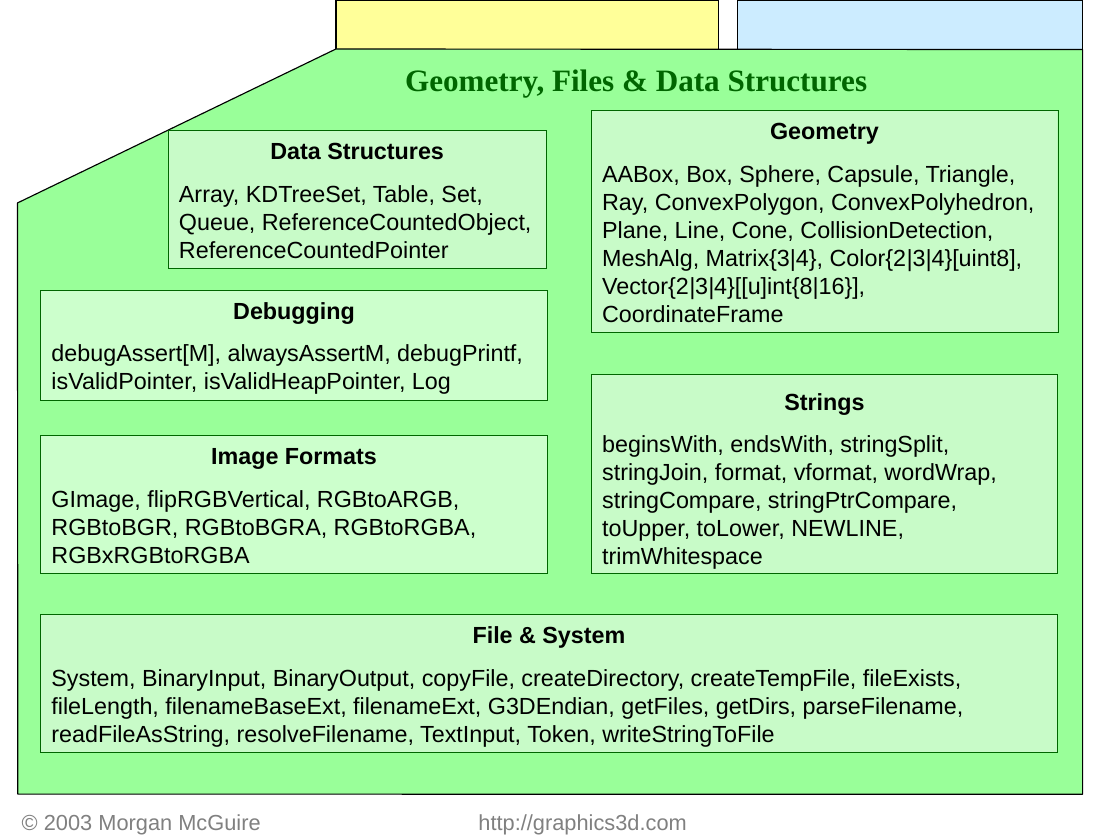
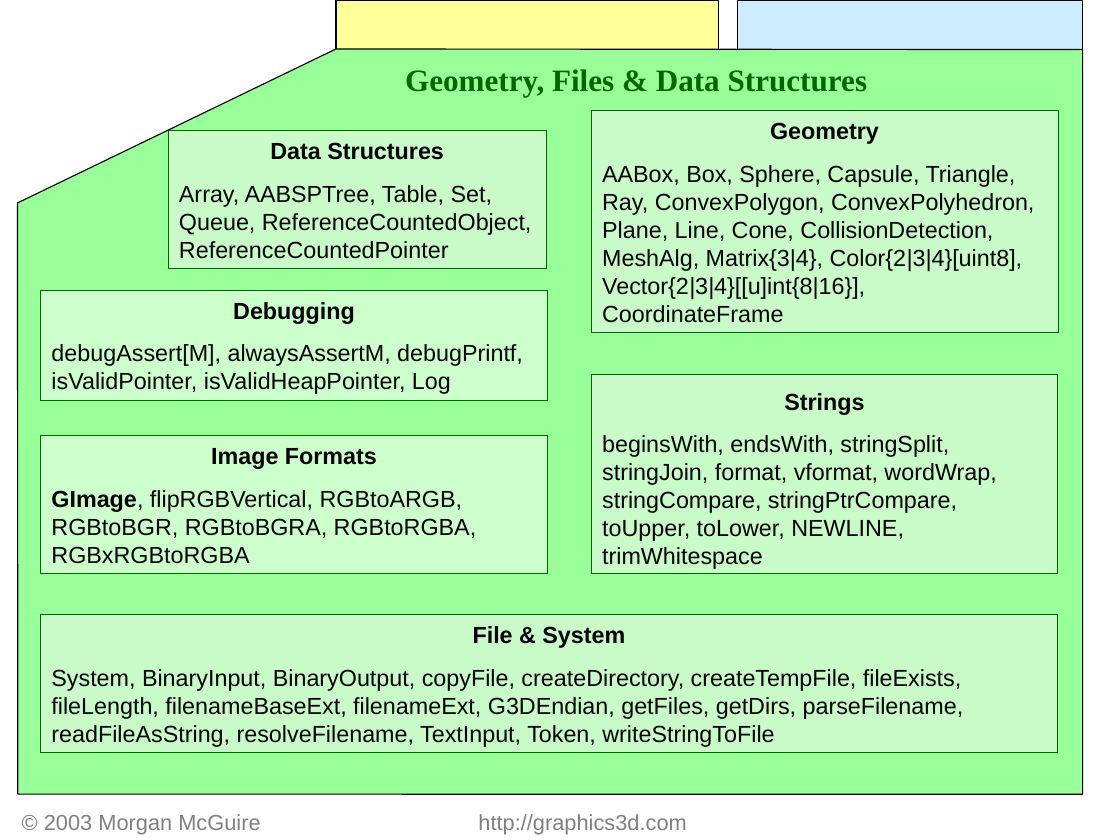
Before and after one commit to luaman/g3d-cpp, a slide deck: slide 2 of source/html/G3D-Map.ppt. Drawn at 1120x840 pixels with LibreOffice and Linux fonts; fonts in the diff are those of the drawing. Boxes give left, top, right and bottom in pixels: in the first picture for what was removed or moved away, otherwise in the second. Text is boxed around its words. In the diff, an @@ line names an element or a change of style, - is before the commit and + after.

Commit message:
Renamed AABSPTree, Added GLCaps

```diff
--- a/source/html/G3D-Map.ppt
+++ b/source/html/G3D-Map.ppt
@@ text in rectangle at bbox=[179, 185, 532, 259]: text changed @@
-Array, KDTreeSet, Table, Set, Queue, ReferenceCountedObject, ReferenceCountedPointer
+Array, AABSPTree, Table, Set, Queue, ReferenceCountedObject, ReferenceCountedPointer
@@ text in rectangle at bbox=[51, 490, 476, 564]: bold on in "GImage," @@
```
Also in this commit, not shown: 1 other slide changed.
